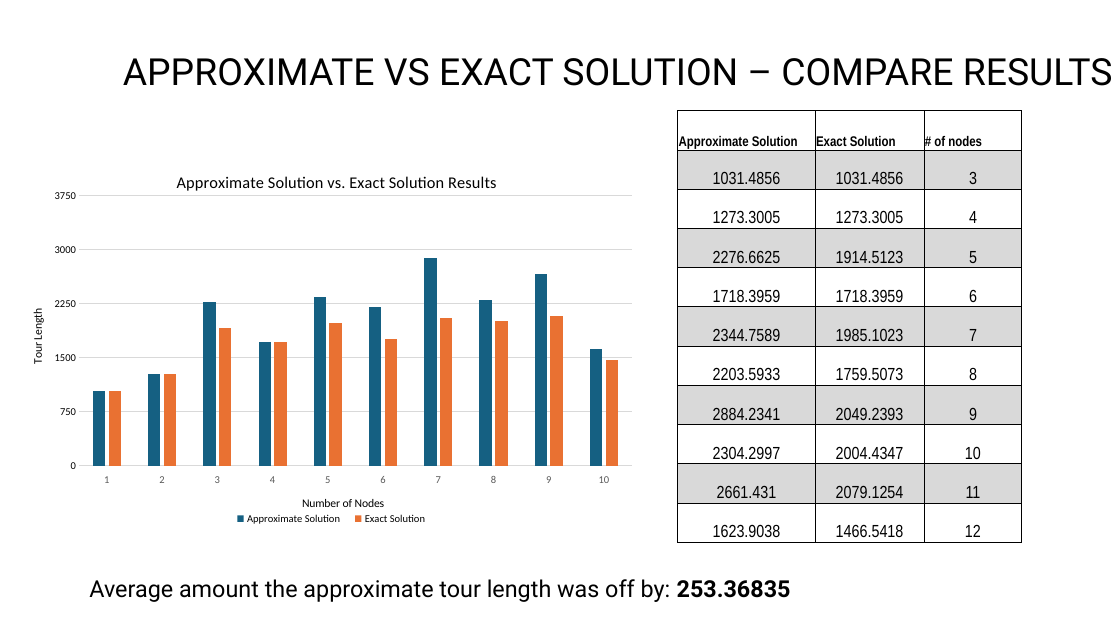
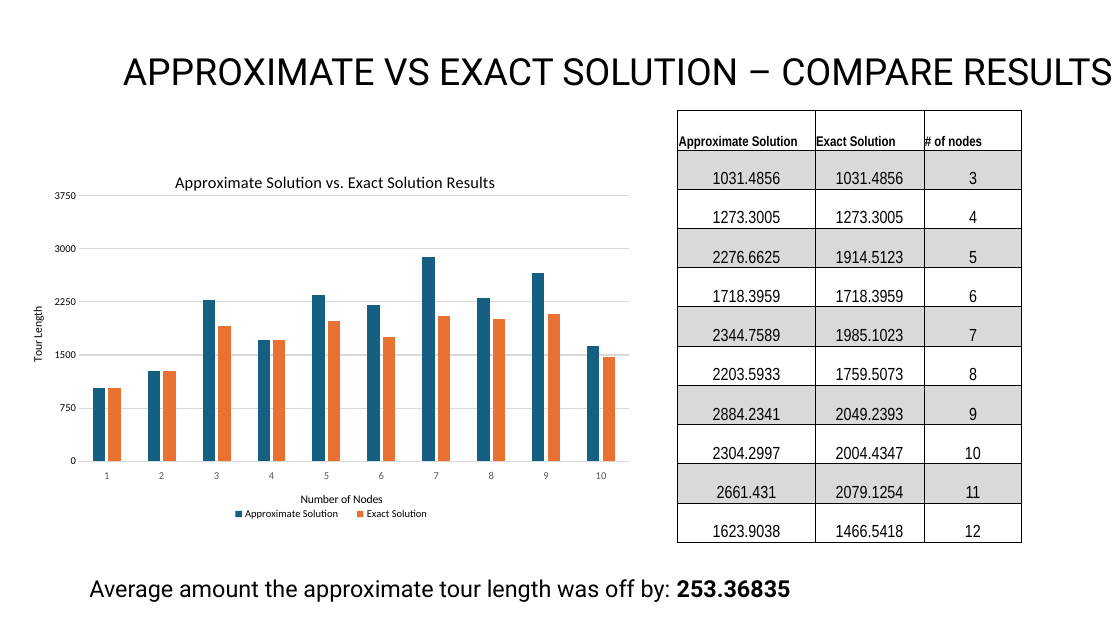
Before and after one commit to PictureOfGray/CS412-Team-NAME, a slide deck: slide 16 of presentations/problem_presentation.pptx. Drawn at 1120x630 pixels with LibreOffice and Linux fonts; fonts in the diff are those of the drawing; background and template pictures are left out. Boxes give left, top, right and bottom in pixels: in the first picture for what was removed or moved away, otherwise in the second. Text is boxed around its words. In the diff, an @@ line names an element or a change of style, - is before the commit and + after.

Commit message:
changes to exact slides

```diff
--- a/presentations/problem_presentation.pptx
+++ b/presentations/problem_presentation.pptx
@@ column chart at (x1=28, y1=168, x2=632, y2=527) @@
@@ plot area changed @@
@@ lettering changed @@
@@ column chart resized from (x1=28, y1=168, x2=634, y2=532) to (x1=28, y1=168, x2=632, y2=527) @@
```
Also in this commit, not shown: 8 other slides changed.
